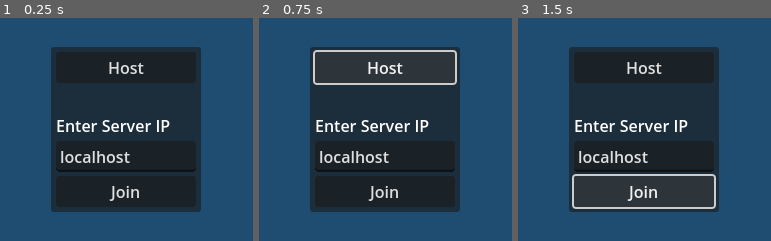
Above: before the commit, frames 1-3 (left to right).
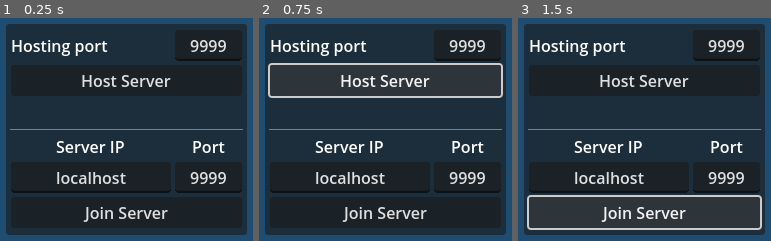
Above: after the commit, the same moments.

Repository: dlameter/InvasiveSpecies
Game: Godot game, scene res://main.tscn
Two runs of this game, one before a commit and one after it. Both use one fixed random seed, a clock stepped at 60 frames per second and the inputs below.
Inputs:
- Up to frame 1 (0.25 s): no input
- Up to frame 2 (0.75 s): click "Host" (after the commit: "Host Server") at 0.5 s
- Up to frame 3 (1.5 s): click "Join" (after the commit: "Join Server") at 1.25 s

The runs differ from the first frame. In frame 1, 52% of the frame differs, in the area x 2-98%, y 2-98%; in frame 2, 54%; in frame 3, 54%.

Commit message:
move all main menu nodes under a single node

Diff:
--- a/main.tscn
+++ b/main.tscn
@@ -15,8 +15,17 @@
 
 [node name="CanvasLayer" type="CanvasLayer" parent="."]
 
-[node name="EndScreen" type="PanelContainer" parent="CanvasLayer"]
+[node name="Control" type="Control" parent="CanvasLayer"]
+layout_mode = 3
+anchors_preset = 15
+anchor_right = 1.0
+anchor_bottom = 1.0
+grow_horizontal = 2
+grow_vertical = 2
+
+[node name="EndScreen" type="PanelContainer" parent="CanvasLayer/Control"]
 unique_name_in_owner = true
+layout_mode = 1
 anchors_preset = 8
 anchor_left = 0.5
 anchor_top = 0.5
@@ -31,81 +40,121 @@
 metadata/_edit_lock_ = true
 metadata/_edit_group_ = true
 
-[node name="MarginContainer" type="MarginContainer" parent="CanvasLayer/EndScreen"]
+[node name="MarginContainer" type="MarginContainer" parent="CanvasLayer/Control/EndScreen"]
 layout_mode = 2
 
-[node name="VBoxContainer" type="VBoxContainer" parent="CanvasLayer/EndScreen/MarginContainer"]
+[node name="VBoxContainer" type="VBoxContainer" parent="CanvasLayer/Control/EndScreen/MarginContainer"]
 layout_mode = 2
 
-[node name="YouWon" type="Label" parent="CanvasLayer/EndScreen/MarginContainer/VBoxContainer"]
+[node name="YouWon" type="Label" parent="CanvasLayer/Control/EndScreen/MarginContainer/VBoxContainer"]
 unique_name_in_owner = true
 layout_mode = 2
 text = "You Won!!!"
 horizontal_alignment = 1
 
-[node name="YouLost" type="Label" parent="CanvasLayer/EndScreen/MarginContainer/VBoxContainer"]
+[node name="YouLost" type="Label" parent="CanvasLayer/Control/EndScreen/MarginContainer/VBoxContainer"]
 unique_name_in_owner = true
 layout_mode = 2
 text = "You lost..."
 horizontal_alignment = 1
 
-[node name="TimeLabel" type="Label" parent="CanvasLayer/EndScreen/MarginContainer/VBoxContainer"]
+[node name="TimeLabel" type="Label" parent="CanvasLayer/Control/EndScreen/MarginContainer/VBoxContainer"]
 layout_mode = 2
 text = "
 Disconnecting in
 6 seconds..."
 horizontal_alignment = 1
 
-[node name="Menu" type="PanelContainer" parent="CanvasLayer"]
+[node name="Menu" type="PanelContainer" parent="CanvasLayer/Control"]
 unique_name_in_owner = true
+layout_mode = 1
 anchors_preset = 8
 anchor_left = 0.5
 anchor_top = 0.5
 anchor_right = 0.5
 anchor_bottom = 0.5
-offset_left = -75.0
-offset_top = -69.0
-offset_right = 75.0
-offset_bottom = 69.0
+offset_left = -120.5
+offset_top = -105.5
+offset_right = 120.5
+offset_bottom = 105.5
 grow_horizontal = 2
 grow_vertical = 2
 metadata/_edit_group_ = true
 metadata/_edit_lock_ = true
 
-[node name="MarginContainer" type="MarginContainer" parent="CanvasLayer/Menu"]
+[node name="MarginContainer" type="MarginContainer" parent="CanvasLayer/Control/Menu"]
 layout_mode = 2
 theme_override_constants/margin_left = 5
 theme_override_constants/margin_top = 5
 theme_override_constants/margin_right = 5
 theme_override_constants/margin_bottom = 5
 
-[node name="VBoxContainer" type="VBoxContainer" parent="CanvasLayer/Menu/MarginContainer"]
+[node name="VBoxContainer" type="VBoxContainer" parent="CanvasLayer/Control/Menu/MarginContainer"]
 layout_mode = 2
 alignment = 1
 
-[node name="HostButton" type="Button" parent="CanvasLayer/Menu/MarginContainer/VBoxContainer"]
-layout_mode = 2
-text = "Host"
-
-[node name="Label" type="Label" parent="CanvasLayer/Menu/MarginContainer/VBoxContainer"]
+[node name="HBoxContainer2" type="HFlowContainer" parent="CanvasLayer/Control/Menu/MarginContainer/VBoxContainer"]
 layout_mode = 2
 
-[node name="ToLabel" type="Label" parent="CanvasLayer/Menu/MarginContainer/VBoxContainer"]
+[node name="Label2" type="Label" parent="CanvasLayer/Control/Menu/MarginContainer/VBoxContainer/HBoxContainer2"]
 layout_mode = 2
-text = "Enter Server IP"
+size_flags_horizontal = 3
+text = "Hosting port"
 
-[node name="To" type="LineEdit" parent="CanvasLayer/Menu/MarginContainer/VBoxContainer"]
+[node name="LineEdit" type="LineEdit" parent="CanvasLayer/Control/Menu/MarginContainer/VBoxContainer/HBoxContainer2"]
+layout_mode = 2
+text = "9999"
+placeholder_text = "Port"
+alignment = 1
+
+[node name="HostButton" type="Button" parent="CanvasLayer/Control/Menu/MarginContainer/VBoxContainer"]
+layout_mode = 2
+text = "Host Server"
+
+[node name="Label" type="Label" parent="CanvasLayer/Control/Menu/MarginContainer/VBoxContainer"]
+layout_mode = 2
+
+[node name="HSeparator" type="HSeparator" parent="CanvasLayer/Control/Menu/MarginContainer/VBoxContainer"]
+layout_mode = 2
+
+[node name="HBoxContainer" type="HBoxContainer" parent="CanvasLayer/Control/Menu/MarginContainer/VBoxContainer"]
+layout_mode = 2
+
+[node name="Container" type="VBoxContainer" parent="CanvasLayer/Control/Menu/MarginContainer/VBoxContainer/HBoxContainer"]
+layout_mode = 2
+
+[node name="ToLabel" type="Label" parent="CanvasLayer/Control/Menu/MarginContainer/VBoxContainer/HBoxContainer/Container"]
+layout_mode = 2
+text = "Server IP"
+horizontal_alignment = 1
+
+[node name="To" type="LineEdit" parent="CanvasLayer/Control/Menu/MarginContainer/VBoxContainer/HBoxContainer/Container"]
 unique_name_in_owner = true
+custom_minimum_size = Vector2(160, 0)
 layout_mode = 2
 text = "localhost"
-placeholder_text = "Enter server IP"
+placeholder_text = "Server IP"
+alignment = 1
 
-[node name="JoinButton" type="Button" parent="CanvasLayer/Menu/MarginContainer/VBoxContainer"]
+[node name="VBoxContainer" type="VBoxContainer" parent="CanvasLayer/Control/Menu/MarginContainer/VBoxContainer/HBoxContainer"]
 layout_mode = 2
-text = "Join"
 
-[node name="DisplayPublicIP" type="Label" parent="CanvasLayer"]
-unique_name_in_owner = true
+[node name="PortLabel" type="Label" parent="CanvasLayer/Control/Menu/MarginContainer/VBoxContainer/HBoxContainer/VBoxContainer"]
+layout_mode = 2
+text = "Port"
+horizontal_alignment = 1
+
+[node name="Port" type="LineEdit" parent="CanvasLayer/Control/Menu/MarginContainer/VBoxContainer/HBoxContainer/VBoxContainer"]
+layout_mode = 2
+text = "9999"
+placeholder_text = "Port"
+alignment = 1
+
+[node name="JoinButton" type="Button" parent="CanvasLayer/Control/Menu/MarginContainer/VBoxContainer"]
+layout_mode = 2
+text = "Join Server"
+
+[node name="DisplayPublicIP" type="Label" parent="CanvasLayer/Control"]
 offset_right = 158.0
 offset_bottom = 26.0
 metadata/_edit_lock_ = true
@@ -114,7 +163,7 @@
 wait_time = 6.0
 one_shot = true
 
-[connection signal="pressed" from="CanvasLayer/Menu/MarginContainer/VBoxContainer/HostButton" to="." method="_on_host_button_pressed"]
-[connection signal="text_submitted" from="CanvasLayer/Menu/MarginContainer/VBoxContainer/To" to="." method="_on_to_text_submitted"]
-[connection signal="pressed" from="CanvasLayer/Menu/MarginContainer/VBoxContainer/JoinButton" to="." method="_on_join_button_pressed"]
+[connection signal="pressed" from="CanvasLayer/Control/Menu/MarginContainer/VBoxContainer/HostButton" to="." method="_on_host_button_pressed"]
+[connection signal="text_submitted" from="CanvasLayer/Control/Menu/MarginContainer/VBoxContainer/HBoxContainer/Container/To" to="." method="_on_to_text_submitted"]
+[connection signal="pressed" from="CanvasLayer/Control/Menu/MarginContainer/VBoxContainer/JoinButton" to="." method="_on_join_button_pressed"]
 [connection signal="timeout" from="DisconnectTimer" to="." method="disconnect_multiplayer"]
